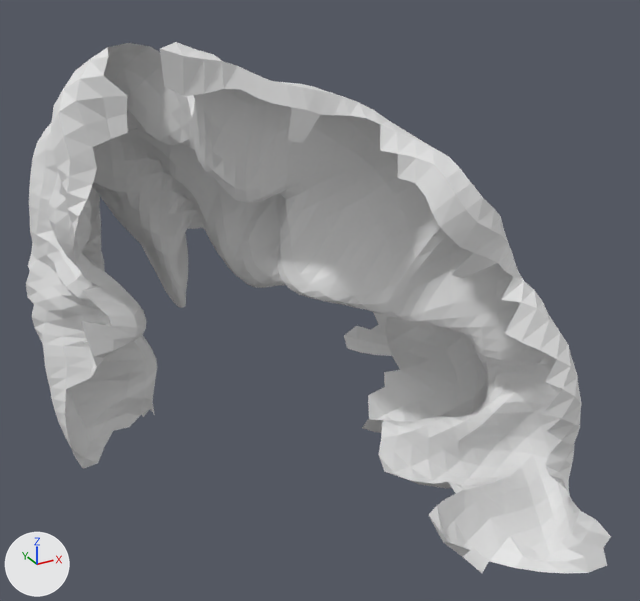
The glTF model data/brain_meshes/parietal_lobe.glb: old version first, new version second.
One viewpoint serves both versions: a 50 mm lens placed at (-0.169, -1.388, 1.008), pointed at (0.616, 0.039, 0.295). Every picture has the same lights, and +X, +Y and +Z are marked at lower left. The older version comes first. Where no turn or scale is listed for an object, it has been applied to the vertices.

The first picture shows 'geometry_0'.
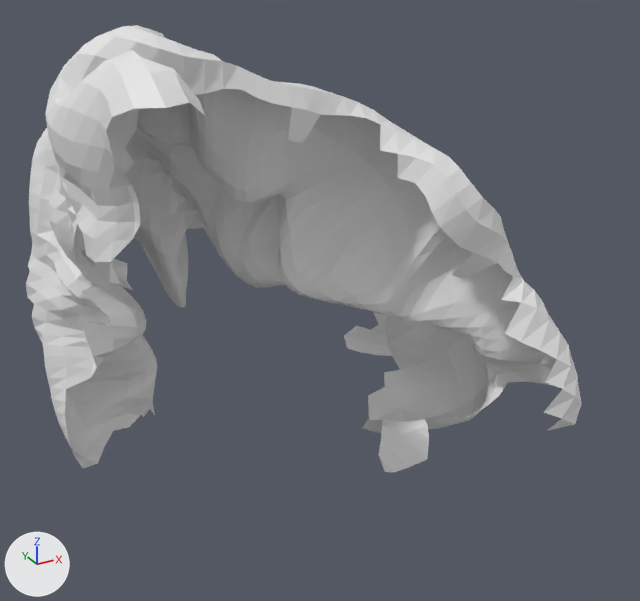
Commit message: fix: parietal lobe southward extent + somatosensory medial extension

The change in detail:
me_geometry_0 is used by ob_geometry_0; location (0.0, 0.0, 0.0).
me_geometry_0 had 2068 vertices, 3876 faces and spanned x 0.128..1.003, y -0.495..0.677, z -0.152..0.818.
me_geometry_0 now has 2088 vertices, 3902 faces and spans x 0.128..1.002, y -0.347..0.677, z -0.135..0.838.
Part 1, on me_geometry_0:
140 vertices are removed from x 0.672..1.003, y -0.495..-0.133, z -0.152..0.125.
269 faces are deleted.
Part 2, on me_geometry_0:
160 vertices are added at x 0.128..0.389, y -0.271..0.196, z 0.43..0.838.
295 new faces join them.

Pixel boxes (x1, y1, x2, y2) of what changed, in the pictures (640 x 601 px):
'geometry_0', reshaped (16% shorter)
    before: (26, 42, 611, 573)
    after: (26, 25, 582, 473)
part 1 of me_geometry_0, deleted
    before: (387, 382, 611, 573)
part 2 of me_geometry_0, added
    after: (45, 25, 209, 290)
